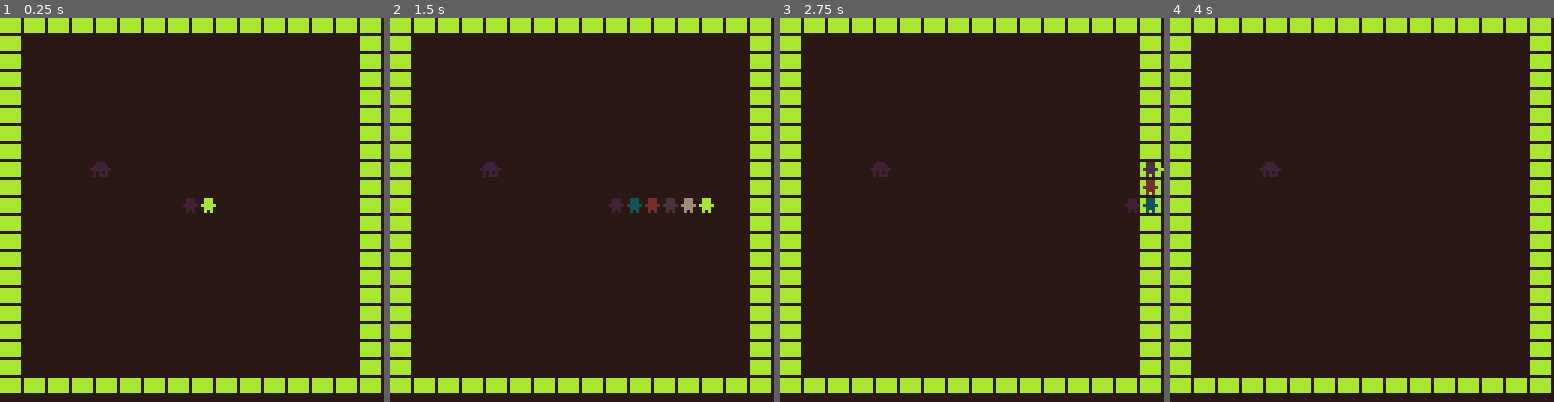
Above: before the commit, frames 1-4 (left to right).
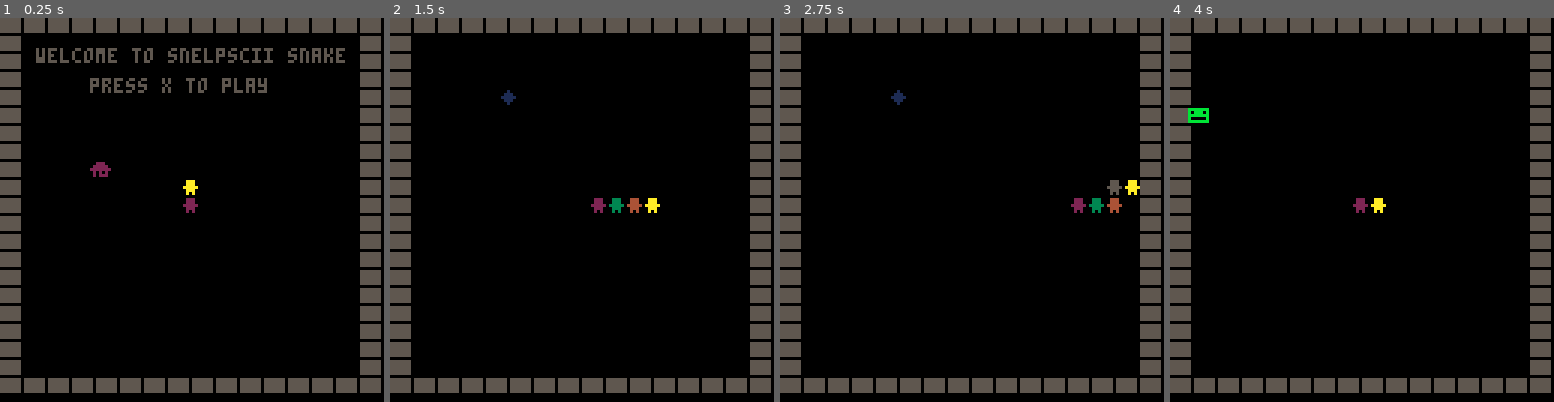
Above: after the commit, the same moments.

Repository: Aeklad/pico8
Game: PICO-8 cartridge snelpi.p8
The game is run twice, just before and just after one commit, with the same random seed, the same clock (stepped at 60 frames per second) and the same inputs.
Inputs:
- Up to frame 1 (0.25 s): no input
- Up to frame 2 (1.5 s): tap O (Z key) at 0.7 s
- Up to frame 3 (2.75 s): hold Right 1.6-2.1 s; tap O (Z key) at 1.7, 2.1, 2.5 s; hold Up 2.15-2.42 s; hold Right from 2.47 s (still down)
- Up to frame 4 (4 s): tap O (Z key) at 2.9, 3.3, 3.7 s; release Right at 3.03 s; hold Left 3.08-3.58 s; hold Down 3.63-3.97 s

The runs differ from the first frame. In frame 1, 100% of the frame differs, in the area x 0-100%, y 0-100%; in frame 2, 100%; in frame 3, 100%; in frame 4, 100%.

Commit message:
added some states

Diff:
--- a/snelpi.p8
+++ b/snelpi.p8
@@ -1,28 +1,54 @@
 pico-8 cartridge // http://www.pico-8.com
 version 33
 __lua__
-poke4(0x5f10,0x8382.8180)
-poke4(0x5f14,0x8786.8584)
-poke4(0x5f18,0x8b8a.8988)
-poke4(0x5f1c,0x8f8e.8d8c)
-x=10
-y=10
-dx=1
-dy=0
-t=0
-s=5
-l=5
-xa={}
-ya={}
-xo=6
-yo=6
-xr=6+flr(rnd(18))*xo
-yr=6+flr(rnd(18))*yo
-fr={133,134,135,136,137,138,140,141,143,146,147}
-fruit=1+flr(rnd(#fr-1))
-cl={1,2,3,4,8,9,10,11,12,13,14,15}
-colr=1+flr(rnd(#cl-1))
-collide=false
+--poke4(0x5f10,0x8382.8180)
+--poke4(0x5f14,0x8786.8584)
+--poke4(0x5f18,0x8b8a.8988)
+--poke4(0x5f1c,0x8f8e.8d8c)
+function _init()
+ bc=1
+ x=10
+ y=10
+ dx=1
+ dy=0
+ s=5
+ l=5
+ xa={}
+ ya={}
+ xo=6
+ yo=6
+ xr=6+flr(rnd(18))*xo
+ yr=6+flr(rnd(18))*yo
+ fr={133,134,135,136,137,138,140,141,143,146,147}
+ fruit=1+flr(rnd(#fr-1))
+ cl={1,2,3,4,8,9,10,11,12,13,14,15}
+ colr=1+flr(rnd(#cl-1))
+ collide=false
+ title=0
+ playing=1
+ gameover=2
+ state=title
+ t=0
+end
+
+function init_play()
+ cls()
+ x=10
+ y=10
+ dx=1
+ dy=0
+ xa={}
+ ya={}
+ l=5
+ xr=6+flr(rnd(18))*xo
+ yr=6+flr(rnd(18))*yo
+ fr={133,134,135,136,137,138,140,141,143,146,147}
+ fruit=1+flr(rnd(#fr-1))
+ cl={1,2,3,4,8,9,10,11,12,13,14,15}
+ colr=1+flr(rnd(#cl-1))
+ collide=false
+end
+
 function artificialdumness()
  if x*xo<xr then
   dx=1
@@ -44,27 +70,11 @@
  end
 end
 
-function _draw()
+function _update()
+
  cls()
  t+=1
  if t>s then t=0 end
-
- if btnp(0) then
-  dx=-1
-  dy=0
- end
- if btnp(1) then
-  dx=1
-  dy=0
- end
- if btnp(2) then
-  dy=-1
-  dx=0
- end
- if btnp(3) then
-  dy=1
-  dx=0
- end
 
  if t==0 then
   x+=dx
@@ -90,11 +100,49 @@
   del(xa,xa[1])
   del(ya,ya[1])
  end
+ if l!=0 and l%16 !=0 then
+  bc=l
+ end
+ if state==title then
+  artificialdumness()
+  if btnp(4) then
+   init_play()
+   state=playing
+  end
+ elseif state==playing then
+  if btnp(0) then
+   dx=-1
+   dy=0
+  end
+  if btnp(1) then
+   dx=1
+   dy=0
+  end
+  if btnp(2) then
+   dy=-1
+   dx=0
+  end
+  if btnp(3) then
+   dy=1
+   dx=0
+  end
+ else
+  state=gameover
+  t=0
+  dx=0
+  dy=0
+  if btnp(4) then
+   _init()
+  end
+ end
+end
+
+function _draw()
  for i=0,19 do
-  print("█",i*8,0,10)
-  print("█",i*8,120,10)
-  print("█",0,i*6,10)
-  print("█",120,i*6,10)
+  print("█",i*8,0,bc)
+  print("█",i*8,120,bc)
+  print("█",0,i*6,bc)
+  print("█",120,i*6,bc)
  end
 
  for i=1,#xa do
@@ -103,14 +151,22 @@
   collide= xa[i-1]==x*xo and ya[i-1]==y*yo or (x%22==0 or y%21==0)
   print("웃",xa[i],ya[i],c)
   if collide or opp_dir then
-   print("whoops!")
-   l-=1
+   if state==playing then
+    state=gameover
+   elseif state==title then
+    _init()
+   end
   end
  end
  print(chr(fr[fruit]),xr,yr,cl[colr])
  print("웃",x*xo,y*yo,10)
- --artificialdumness()
- --print("█",6,6+(18*yo),8)
+ if state==gameover then
+  print("game over",40,10,bc)
+  print("press x to play again",15,20,bc)
+ elseif state==title then
+  print("welcome to snelpscii snake",12,10,bc)
+  print("press x to play",30,20,bc)
+ end
 end
 __gfx__
 00000000000000000000000000000000000000000000000000000000000000000000000000000000000000000000000000000000000000000000000000000000
